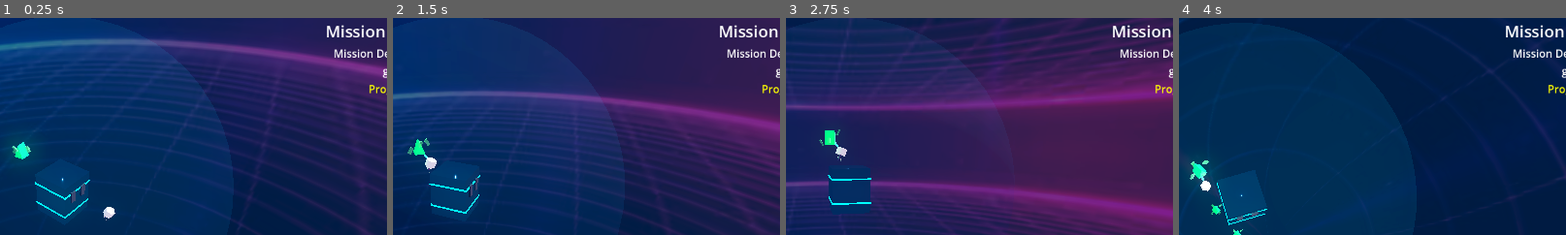
Above: before the commit, frames 1-4 (left to right).
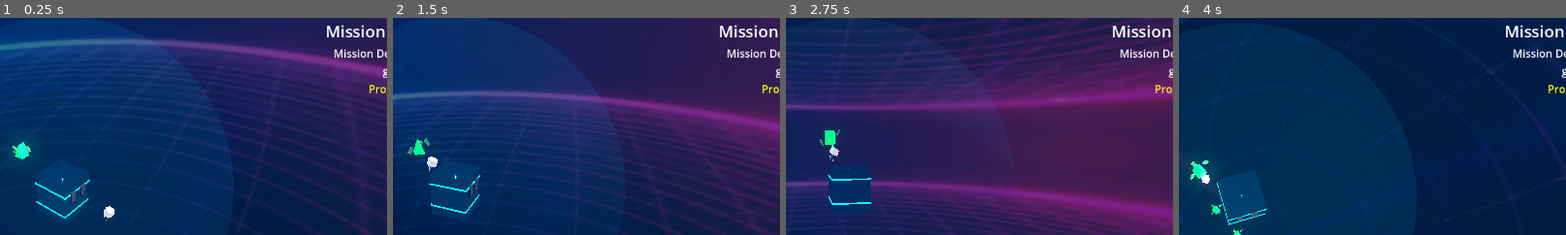
Above: after the commit, the same moments.

Repository: peterlavey/immanent
Game: Godot game, scene res://src/core/world/World.tscn
Same seed, same stepped clock (60 frames per second), same inputs: the game is played once before the commit and once after it. Sound files missing from this copy of the repository are replaced by a short silence.
Inputs (mouse positions are % of the whole screen's width and height, from its top left):
- Up to frame 1 (0.25 s): no input
- Up to frame 2 (1.5 s): move the mouse to (72, 45) at 0.52 s; click (72, 45) at 0.67 s; drag from (30, 55) to (45, 70) at 1.27 s
- Up to frame 3 (2.75 s): move the mouse to (60, 28) at 2.02 s; click (60, 28) at 2.17 s
- Up to frame 4 (4 s): drag from (45, 70) to (20, 35) at 2.77 s; move the mouse to (80, 65) at 3.52 s; click (80, 65) at 3.67 s
The pictures show only the part of the screen within x 42-92%, y 8-57%; the shares and areas given below are measured in that part.

The runs differ from the first frame. In frame 1, less than 0.1% of the frame differs, in the area x 26-30%, y 86-93%; in frame 2, less than 0.1%; in frame 3, 0.2%, in the area x 11-16%, y 52-67%; in frame 4, 0.1%.

Commit message:
Optimize Genezis G1 data spot targeting: Add miner distribution logic to prevent over-concentration, enhance debug outputs, and update tasks documentation.

Diff:
--- a/src/entities/genezis/genezis_g1/GenezisG1.gd
+++ b/src/entities/genezis/genezis_g1/GenezisG1.gd
@@ -99,6 +99,13 @@
 				current_state = State.IDLE
 
 func find_data_spot() -> void:
+	if not is_instance_valid(core_node):
+		var cores = get_tree().get_nodes_in_group("core")
+		if cores.size() > 0:
+			core_node = cores[0]
+		else:
+			return # No core yet, cannot find spots
+
 	var spots = get_tree().get_nodes_in_group("data_spots")
 	var closest_spot: Node3D = null
 	var min_distance: float = INF
@@ -109,12 +116,24 @@
 			# Add a small buffer (0.5) to FOV check to account for spot size and float precision
 			if dist_to_core <= core_node.fov_radius + 0.5:
 				var dist_to_me = global_position.distance_to(spot.global_position)
-				if dist_to_me < min_distance:
-					min_distance = dist_to_me
+
+				# Count how many other G1s are targeting this spot
+				var targeting_count = 0
+				var g1s = get_tree().get_nodes_in_group("genezis_g1")
+				for g1 in g1s:
+					if g1 != self and is_instance_valid(g1.target_data_spot) and g1.target_data_spot == spot and (g1.current_state == State.MOVING_TO_DATA or g1.current_state == State.EXTRACTING):
+						targeting_count += 1
+
+				# Preference for spots with fewer miners already targeting them
+				# A spot with more miners is effectively 'further away'
+				var score = dist_to_me + (targeting_count * 10.0) # Penalty of 10 units per miner
+
+				if score < min_distance:
+					min_distance = score
 					closest_spot = spot
 
 	if closest_spot:
-		print("[G1] Found data spot at ", closest_spot.global_position, " (dist to core: ", closest_spot.global_position.distance_to(core_node.global_position), ")")
+		print("[G1] ", get_instance_id(), " Found data spot at ", closest_spot.global_position, " (dist to core: ", closest_spot.global_position.distance_to(core_node.global_position), ") score: ", min_distance)
 		target_data_spot = closest_spot
 		# Calculate a surrounding offset in 3D
 		var angle = (get_instance_id() % 360) * (PI / 180.0)
@@ -126,6 +145,11 @@
 			sin(angle) * cos(elevation) * radius
 		)
 		current_state = State.MOVING_TO_DATA
+	else:
+		if spots.size() > 0:
+			print("[G1] ", get_instance_id(), " FAILED to find data spot among ", spots.size(), " spots. FOV radius: ", core_node.fov_radius if core_node else "N/A")
+		else:
+			pass # Normal if no spots exist yet
 
 func move_towards(target_pos: Vector3, delta: float) -> void:
 	var direction = (target_pos - global_position).normalized()
Not shown, changed: docs/tasks.md
